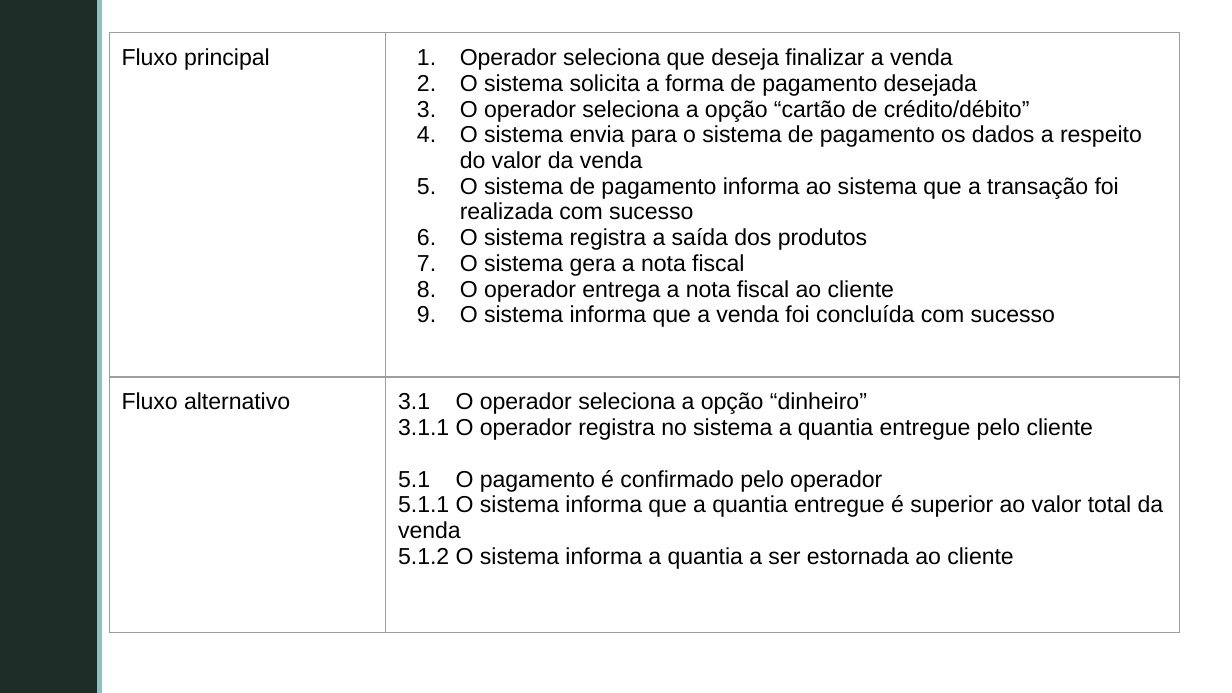
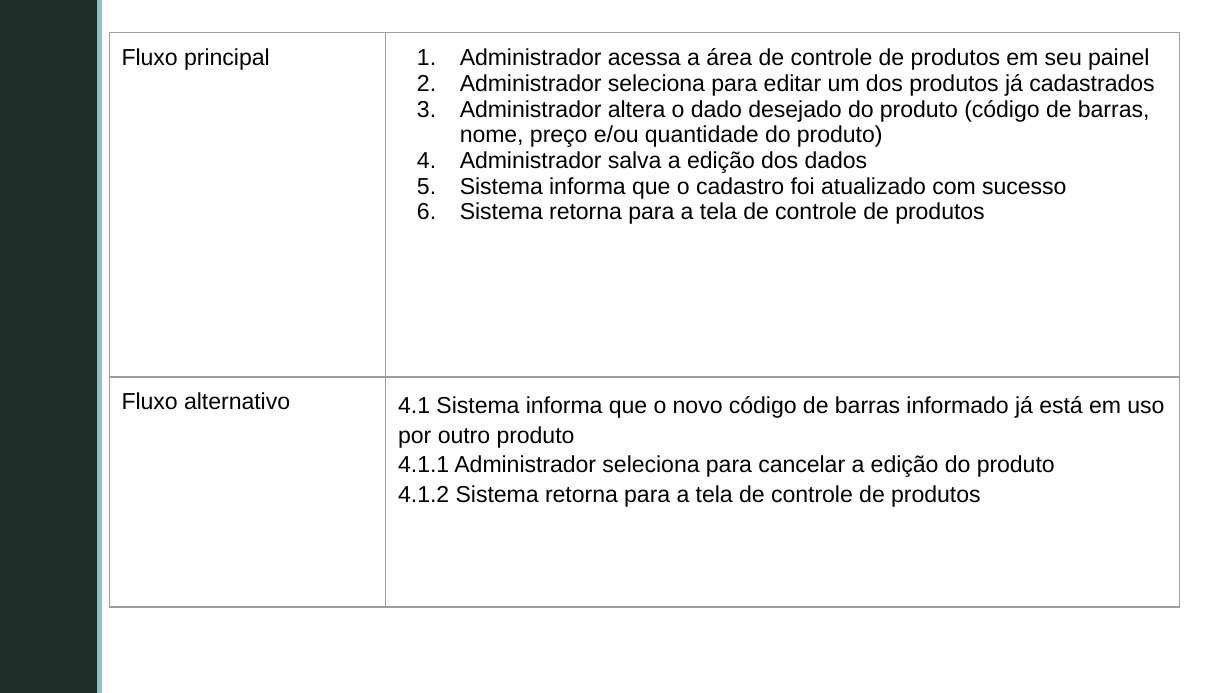
Before and after one commit to GabrielFVieira/PDV_Grupo5_Projeto_Software, a slide deck: slide 18 of documentos/Casos de Uso/CasosDeUso_Requisitos.pptx. Drawn at 1232x693 pixels with LibreOffice and Linux fonts; fonts in the diff are those of the drawing; background and template pictures are left out. Boxes give left, top, right and bottom in pixels: in the first picture for what was removed or moved away, otherwise in the second. Text is boxed around its words. In the diff, an @@ line names an element or a change of style, - is before the commit and + after.

Commit message:
Atualizados casos de uso

```diff
--- a/documentos/Casos de Uso/CasosDeUso_Requisitos.pptx
+++ b/documentos/Casos de Uso/CasosDeUso_Requisitos.pptx
@@ table at [110,33,1180,511] @@
-row 1, column 2: Operador seleciona que deseja finalizar a venda / O sistema solicita a forma de pagamento desejada / O operador seleciona a opção “cartão de crédito/débito” / O sistema envia para o sistema de pagamento os dados a respeito do valor da venda / O sistema de pagamento informa ao sistema que a transação foi realizada com sucesso / O sistema registra a saída dos produtos / O sistema gera a nota fiscal / O operador entrega a nota fiscal ao cliente / O sistema informa que a venda foi concluída com sucesso
+row 1, column 2: Administrador acessa a área de controle de produtos em seu painel / Administrador seleciona para editar um dos produtos já cadastrados / Administrador altera o dado desejado do produto (código de barras, nome, preço e/ou quantidade do produto) / Administrador salva a edição dos dados / Sistema informa que o cadastro foi atualizado com sucesso / Sistema retorna para a tela de controle de produtos
-row 2, column 2: 3.1 O operador seleciona a opção “dinheiro” / 3.1.1 O operador registra no sistema a quantia entregue pelo cliente / 5.1 O pagamento é confirmado pelo operador / 5.1.1 O sistema informa que a quantia entregue é superior ao valor total da venda / 5.1.2 O sistema informa a quantia a ser estornada ao cliente
+row 2, column 2: 4.1 Sistema informa que o novo código de barras informado já está em uso por outro produto / 4.1.1 Administrador seleciona para cancelar a edição do produto / 4.1.2 Sistema retorna para a tela de controle de produtos
```
Also in this commit, not shown: 16 other slides changed, 1 slide added, 3 other files.
